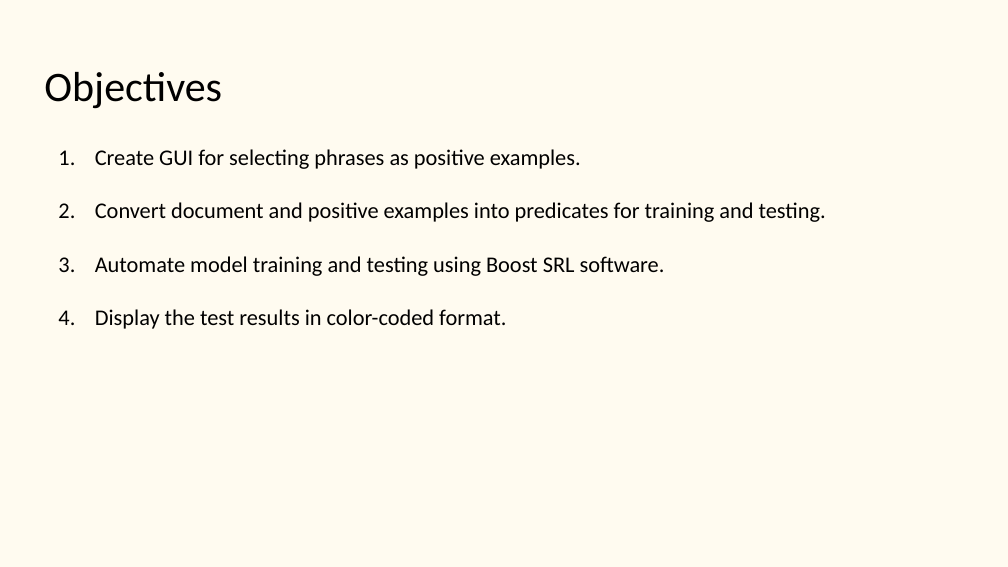
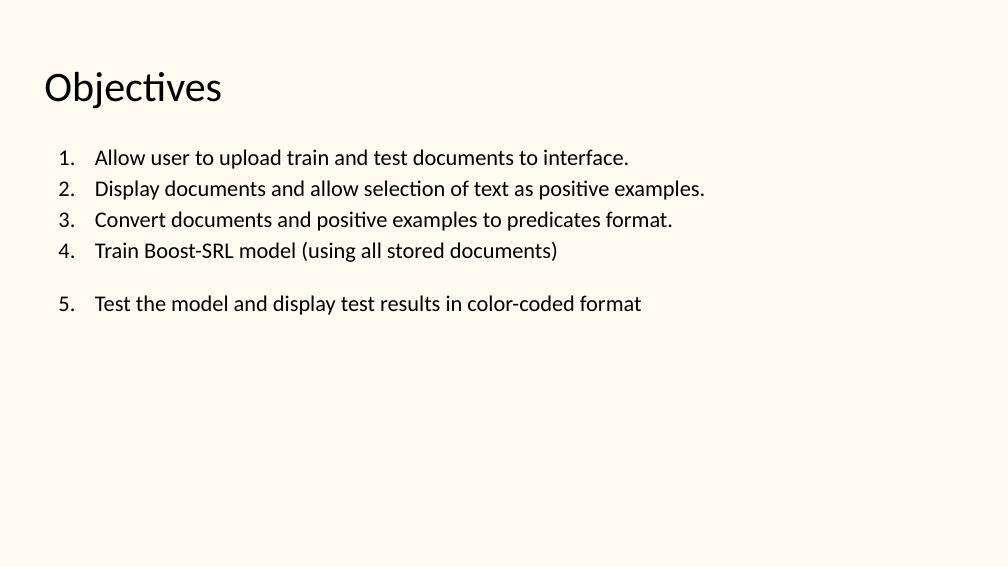
Before and after one commit to starling-lab/Textual_Annotation_Interface, a slide deck: slide 3 of Textual relations annotator.pptx. Drawn at 1008x567 pixels with LibreOffice and Linux fonts; fonts in the diff are those of the drawing. Boxes give left, top, right and bottom in pixels: in the first picture for what was removed or moved away, otherwise in the second. Text is boxed around its words. In the diff, an @@ line names an element or a change of style, - is before the commit and + after.

Commit message:
ppt updated

```diff
--- a/Textual relations annotator.pptx
+++ b/Textual relations annotator.pptx
@@ text at (95, 149, 705, 315): text changed @@
-1. Create GUI for selecting phrases as positive examples.
-2. Convert document and positive examples into predicates for training and testing.
-3. Automate model training and testing using Boost SRL software.
-4. Display the test results in color-coded format.
+1. Allow user to upload train and test documents to interface.
+2. Display documents and allow selection of text as positive examples.
+3. Convert documents and positive examples to predicates format.
+4. Train Boost-SRL model (using all stored documents)
+5. Test the model and display test results in color-coded format
```
Also in this commit, not shown: 4 other slides changed, 1 other file.
